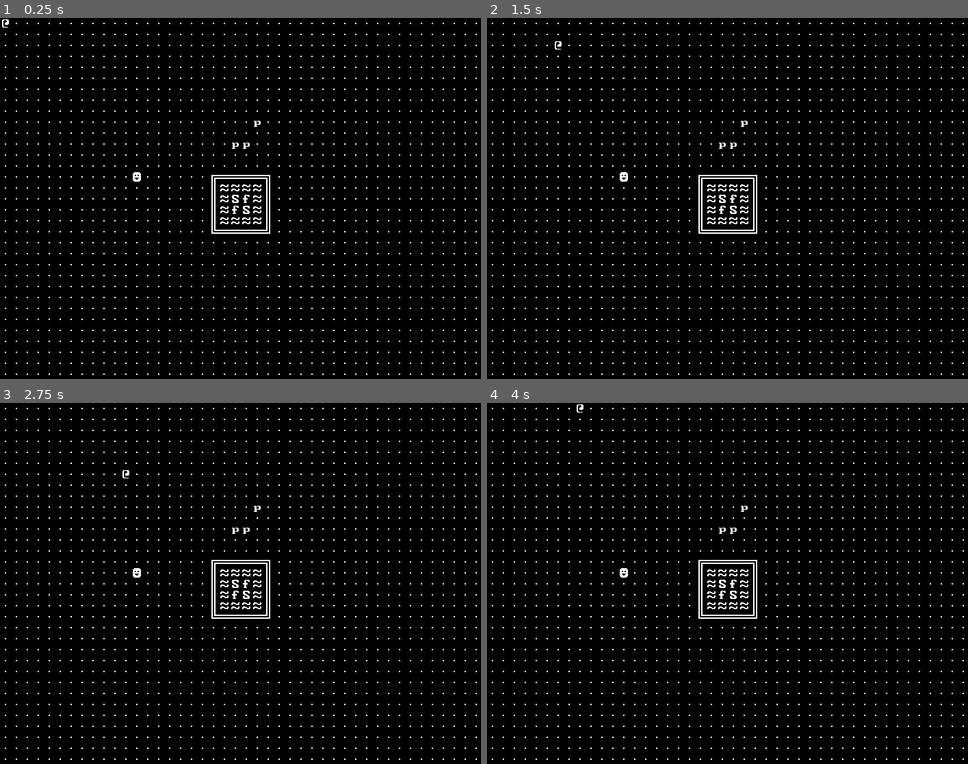
Above: before the commit, frames 1-4 (two rows, left to right).
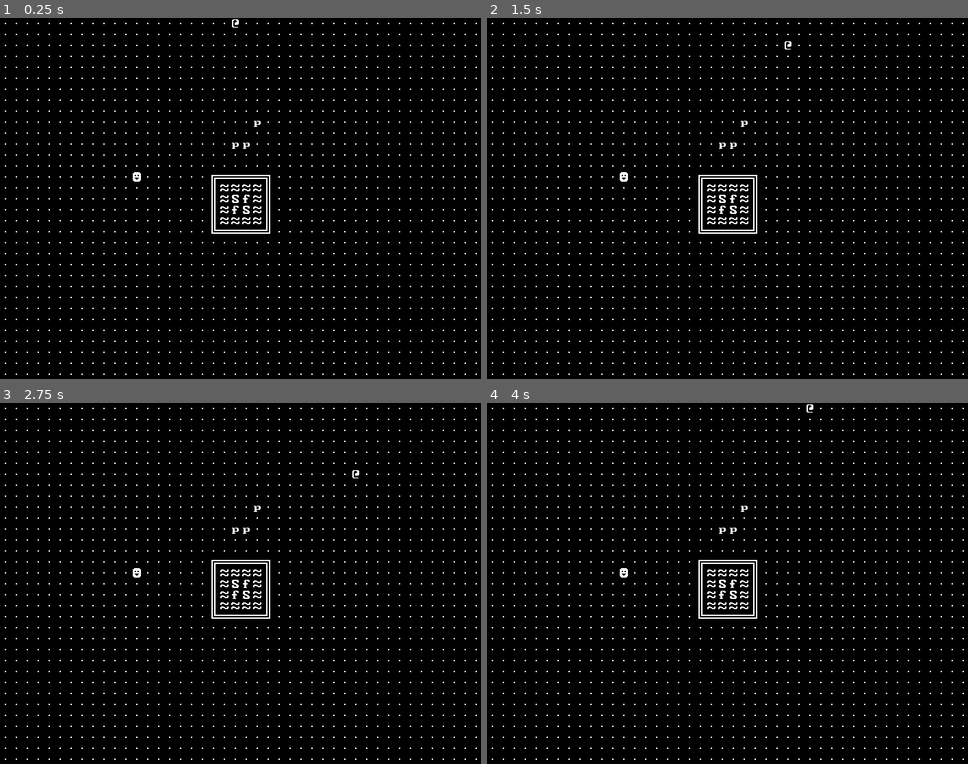
Above: after the commit, the same moments.

Repository: NINTheWretched/Murk
Game: Godot game, scene res://Dortaval_2.tscn
Same seed, same stepped clock (60 frames per second), same inputs: the game is played once before the commit and once after it. Before the commit the project starts from res://level.tscn.
Inputs (mouse positions are in pixels of both pictures, inside the frame that each line leads up to):
- Up to frame 1 (0.25 s): no input
- Up to frame 2 (1.5 s): tap Enter at 0.5 s; move the mouse to (621, 176) at 0.52 s; press the mouse at (621, 176) at 0.53 s; hold D (ui_right) 0.53-1.28 s; move the mouse to (631, 216) at 1.27 s; release the mouse at (631, 216) at 1.28 s; hold S (ui_down) from 1.28 s (still down); click (631, 216) at 1.35 s
- Up to frame 3 (2.75 s): tap Space at 2 s; move the mouse to (288, 504) at 2.02 s; release S (ui_down) at 2.03 s; press the mouse at (288, 504) at 2.03 s; hold D (ui_right) from 2.03 s (still down)
- Up to frame 4 (4 s): tap Enter at 2.75 s; move the mouse to (703, 655) at 2.77 s; release D (ui_right) at 2.78 s; release the mouse at (703, 655) at 2.78 s; hold W (ui_up) 2.78-3.53 s; click (703, 655) at 2.85 s; move the mouse to (871, 637) at 3.52 s; press the mouse at (871, 637) at 3.53 s; hold A (ui_left) from 3.53 s (still down)

The runs differ from the first frame. In frame 1, less than 0.1% of the frame differs, in the area x 0-50%, y 0-3%; in frame 2, less than 0.1%; in frame 3, less than 0.1%; in frame 4, less than 0.1%.

Commit message:
Murk_Alpha_0.10.0_(Tune for You)
This update establishes the main level and adds music to the scene. It also continues development on Dortaval and level changes.

Diff:
--- a/murk/Dortaval_2.tscn
+++ b/murk/Dortaval_2.tscn
@@ -1,11 +1,11 @@
-[gd_scene load_steps=14 format=4 uid="uid://kjk7psn1jasp"]
-
-[ext_resource type="Script" uid="uid://4vqbmnjt83c" path="res://scripts/Dortaval_2_to_3.gd" id="1_gopvi"]
+[gd_scene load_steps=13 format=4 uid="uid://kjk7psn1jasp"]
+
 [ext_resource type="Texture2D" uid="uid://chpwmqhqn0kju" path="res://tile art/CP437(White).png" id="1_tvfhn"]
 [ext_resource type="Texture2D" uid="uid://b1r5ilwj3bkvc" path="res://tile art/CP437(Yellow).png" id="2_gopvi"]
 [ext_resource type="PackedScene" uid="uid://bkq0q36p154oy" path="res://character.tscn" id="3_xhwsc"]
 [ext_resource type="PackedScene" uid="uid://dmxwwy4lvjxgb" path="res://NPC.tscn" id="4_3unxi"]
 [ext_resource type="PackedScene" uid="uid://bkfmhj28p36i2" path="res://pigeon.tscn" id="5_h7e2f"]
+[ext_resource type="AudioStream" uid="uid://bs0xtrbn403ic" path="res://Ancient Stories.mp3" id="6_tvfhn"]
 
 [sub_resource type="TileSetAtlasSource" id="TileSetAtlasSource_2h3vt"]
 texture = ExtResource("1_tvfhn")
@@ -793,11 +793,7 @@
 [sub_resource type="TileSet" id="TileSet_fj6e6"]
 sources/0 = SubResource("TileSetAtlasSource_u3yai")
 
-[sub_resource type="RectangleShape2D" id="RectangleShape2D_8acea"]
-size = Vector2(16, 528)
-
 [node name="Dortaval_2" type="Node2D"]
-script = ExtResource("1_gopvi")
 
 [node name="tilebase" type="TileMapLayer" parent="."]
 tile_map_data = PackedByteArray("AAAAAAAAAAAKAA8AAAAAAAEAAAAKAA8AAAAAAAIAAAAKAA8AAAAAAAMAAAAKAA8AAAAAAAQAAAAKAA8AAAAAAA …(23152 unchanged characters)…
@@ -812,7 +808,7 @@
 tile_set = SubResource("TileSet_fj6e6")
 
 [node name="CharacterBody2D" parent="." instance=ExtResource("3_xhwsc")]
-position = Vector2(8, 8)
+position = Vector2(344, 8)
 
 [node name="NPC" parent="." instance=ExtResource("4_3unxi")]
 position = Vector2(200, 232)
@@ -826,10 +822,10 @@
 [node name="birb3" parent="." instance=ExtResource("5_h7e2f")]
 position = Vector2(376, 152)
 
-[node name="Area2D" type="Area2D" parent="." groups=["Player"]]
-
-[node name="CollisionShape2D" type="CollisionShape2D" parent="Area2D"]
-position = Vector2(696, 264)
-shape = SubResource("RectangleShape2D_8acea")
-
-[connection signal="body_entered" from="Area2D" to="Area2D" method="_on_body_entered"]
+[node name="Camera2D" type="Camera2D" parent="."]
+position = Vector2(352, 264)
+
+[node name="AudioStreamPlayer" type="AudioStreamPlayer" parent="."]
+stream = ExtResource("6_tvfhn")
+autoplay = true
+parameters/looping = true
--- a/murk/project.godot
+++ b/murk/project.godot
@@ -11,7 +11,7 @@
 [application]
 
 config/name="Murk"
-run/main_scene="uid://bidwr73q2g3jm"
+run/main_scene="uid://kjk7psn1jasp"
 config/features=PackedStringArray("4.5", "Forward Plus")
 
 [display]
--- a/murk/scripts/Dortaval_2_to_3.gd
+++ b/murk/scripts/Dortaval_2_to_3.gd
@@ -1,4 +1,4 @@
-extends Area2D
+extends Node2D
 
 signal world_changed(world_name)
 var entered = false
@@ -8,12 +8,14 @@
 func _process(_delta):
 	if entered == true:
 		if Input.is_action_just_pressed("ui_accpet"):
+			print ("entered")
 			emit_signal("world_changed", world_name)
 		get_tree().change_scene("res://Dortaval_3.tscn")
-
-
 func _on_Area2D_body_entered(_body: PhysicsBody2D):
 	entered = true
-
 func _on_Area2D_body_exited(_body):
 	entered = false
+func _on_area_2d_body_entered(_body: PhysicsBody2D):
+	entered = true
+func _on_area_2d_body_exited(_body):
+	entered = false
--- a/murk/scripts/character.gd
+++ b/murk/scripts/character.gd
@@ -25,7 +25,3 @@
 
 func _move(dir: Vector2):
 	global_position += dir * tile_size
-
-
-func _on_area_2d_body_entered(body: Node2D) -> void:
-	pass # Replace with function body.
--- /dev/null
+++ b/murk/scripts/cityr.gd
@@ -0,0 +1,15 @@
+extends Area2D
+
+var entered = false
+
+func _on_body_entered(_body: CharacterBody2D) -> void:
+	entered = true
+
+
+func _on_body_exited() -> void:
+	entered = false
+
+func _process(_body):
+	if entered == true:
+		print ("How did we get here?")
+		get_tree().change_scene("res://Dortaval_3.tscn")
Not shown, added: murk/Ancient Stories.mp3.import
Not shown, added: murk/scripts/cityr.gd.uid
Not shown, added: murk/Ancient Stories.mp3
